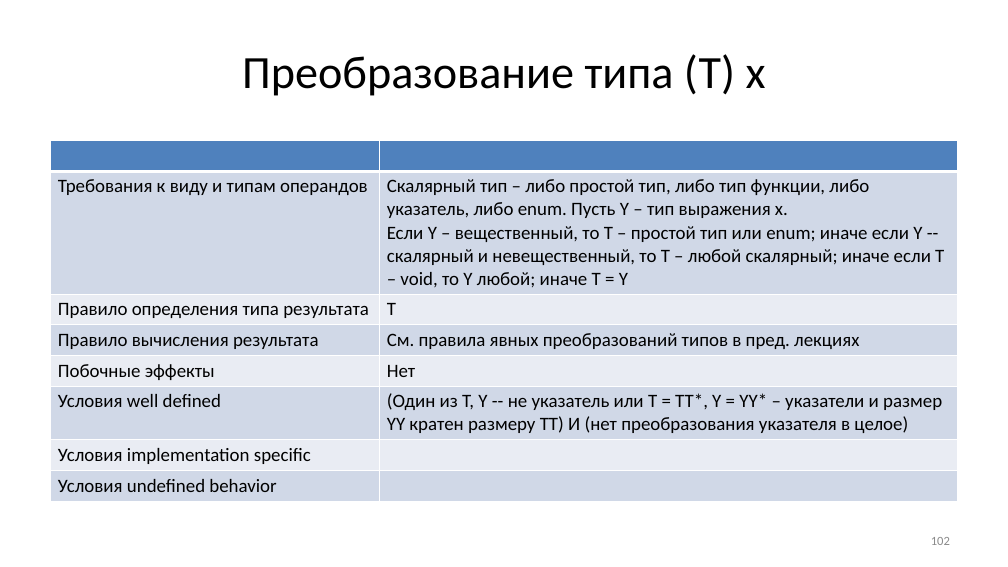
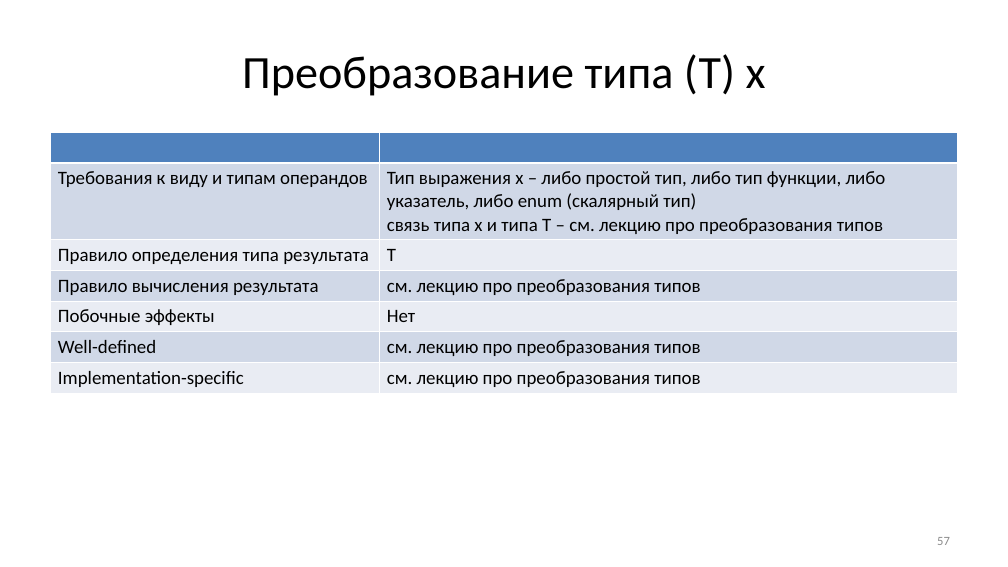
Before and after one commit to Evgueni-Petrov-aka-espetrov/Algorithms-and-Programming-in-C-pptx, a slide deck: slide 57 of 04 Выражения.pptx (slide 102 before the commit). Drawn at 1008x567 pixels with LibreOffice and Linux fonts; fonts in the diff are those of the drawing. Boxes give left, top, right and bottom in pixels: in the first picture for what was removed or moved away, otherwise in the second. Text is boxed around its words. In the diff, an @@ line names an element or a change of style, - is before the commit and + after.

Commit message:
переструктурировал, добавил unspecified behavior

```diff
--- a/04 Выражения.pptx
+++ b/04 Выражения.pptx
@@ table at (x1=51, y1=132, x2=958, y2=392) @@
-row 2, column 2: Скалярный тип – либо простой тип, либо тип функции, либо указатель, либо enum. Пусть Y – тип выражения х. / Если Y – вещественный, то Т – простой тип или enum; иначе если Y --скалярный и невещественный, то Т – любой скалярный; иначе если Т – void, то Y любой; иначе Т = Y
+row 2, column 2: Тип выражения x – либо простой тип, либо тип функции, либо указатель, либо enum (скалярный тип) связь типа x и типа T – см. лекцию про преобразования типов
-row 4, column 2: См. правила явных преобразований типов в пред. лекциях
+row 4, column 2: см. лекцию про преобразования типов
-row 6: Условия well defined | (Один из T, Y -- не указатель или T = TT*, Y = YY* – указатели и размер YY кратен размеру ТТ) И (нет преобразования указателя в целое)
-row 7: Условия implementation specific | 
-row 8: Условия undefined behavior | 
+row 6: Well-defined | см. лекцию про преобразования типов
+row 7: Implementation-specific | см. лекцию про преобразования типов
@@ table resized from (x1=51, y1=141, x2=958, y2=498) to (x1=51, y1=132, x2=958, y2=392) @@
@@ page number at (x1=937, y1=537, x2=950, y2=545): text changed @@
-102
+57
```
Also in this commit, not shown: 27 other slides changed, 3 slides added.
